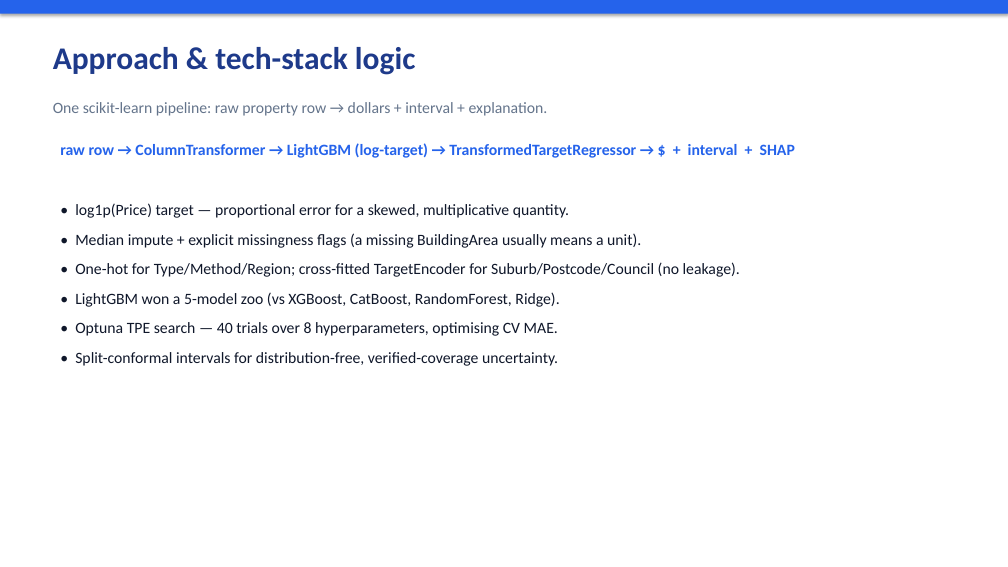
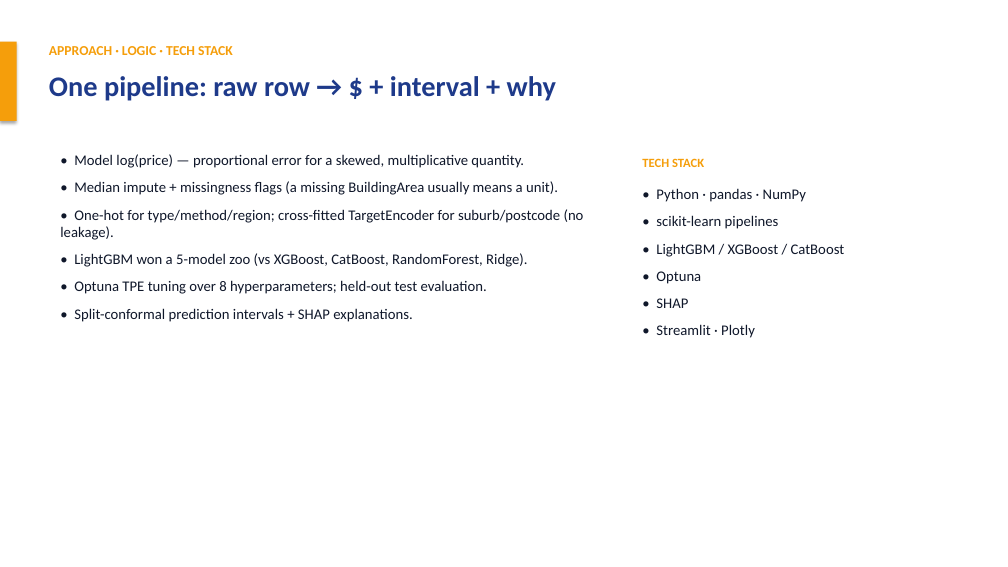
Before and after one commit to Manikaura/House-Valuation-system-using-ML-models, a slide deck: slide 3 of reports/AVM_house_valuation.pptx (slide 4 before the commit). Drawn at 1008x567 pixels with LibreOffice and Linux fonts; fonts in the diff are those of the drawing. Boxes give left, top, right and bottom in pixels: in the first picture for what was removed or moved away, otherwise in the second. Text is boxed around its words. In the diff, an @@ line names an element or a change of style, - is before the commit and + after.

Commit message:
Restructure slide deck into standard 5-part format

```diff
--- a/reports/AVM_house_valuation.pptx
+++ b/reports/AVM_house_valuation.pptx
@@ rectangle removed at <box>0,0,1008,14</box> @@
@@ rectangle added at <box>0,42,17,121</box>, fill #F59E0B @@
@@ text at <box>49,46,233,55</box>: text changed; size 30 to 13 pt; text colour #1E3A8A to #F59E0B @@
-Approach & tech-stack logic
+APPROACH · LOGIC · TECH STACK
@@ text at <box>49,76,556,101</box>: text changed; size 15 to 27 pt; text colour #64748B to #1E3A8A; bold on @@
-One scikit-learn pipeline: raw property row → dollars + interval + explanation.
+One pipeline: raw row → $ + interval + why
@@ text "• Model log(price) — proportional ...": place and size @@
-text "• Model log(price) — proportional ..." at <box>75,203,740,366</box>
+text "• Model log(price) — proportional ..." at <box>60,154,584,322</box>
@@ text removed at <box>60,143,795,158</box> @@
-raw row → ColumnTransformer → LightGBM (log-target) → TransformedTargetRegressor → $ + interval + SHAP
@@ text at <box>60,154,584,240</box>: text changed; size 15 to 14 pt @@
-• log1p(Price) target — proportional error for a skewed, multiplicative quantity.
-• Median impute + explicit missingness flags (a missing BuildingArea usually means a unit).
-• One-hot for Type/Method/Region; cross-fitted TargetEncoder for Suburb/Postcode/Council (no leakage).
+• Model log(price) — proportional error for a skewed, multiplicative quantity.
+• Median impute + missingness flags (a missing BuildingArea usually means a unit).
+• One-hot for type/method/region; cross-fitted TargetEncoder for suburb/postcode (no leakage).
@@ text added at <box>642,158,704,167</box>, 12 pt, text #F59E0B, bold @@
+TECH STACK
@@ text added at <box>656,188,845,338</box>, 14 pt, text #0F172A @@
+• Python · pandas · NumPy
+• scikit-learn pipelines
+• LightGBM / XGBoost / CatBoost
+• Optuna
+• SHAP
+• Streamlit · Plotly
@@ text at <box>74,253,527,267</box>: size 15 to 14 pt in "• LightGBM won a 5-model zoo (vs ..."; less space between paragraphs @@
@@ text at <box>74,280,487,322</box>: text changed; size 15 to 14 pt @@
-• Optuna TPE search — 40 trials over 8 hyperparameters, optimising CV MAE.
-• Split-conformal intervals for distribution-free, verified-coverage uncertainty.
+• Optuna TPE tuning over 8 hyperparameters; held-out test evaluation.
+• Split-conformal prediction intervals + SHAP explanations.
```
Also in this commit, not shown: 4 other slides changed, 1 slide added, 3 slides removed, 1 other file.
